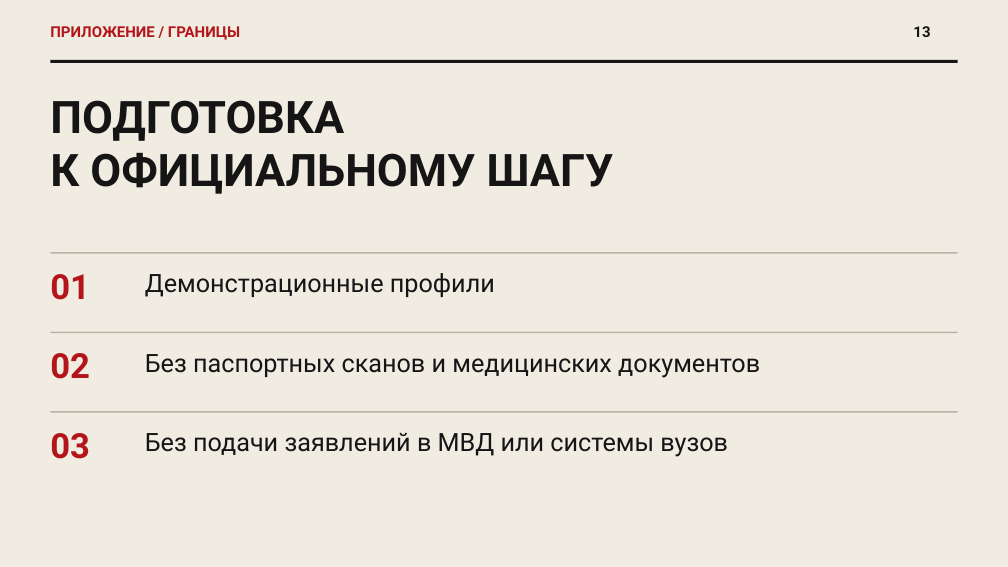
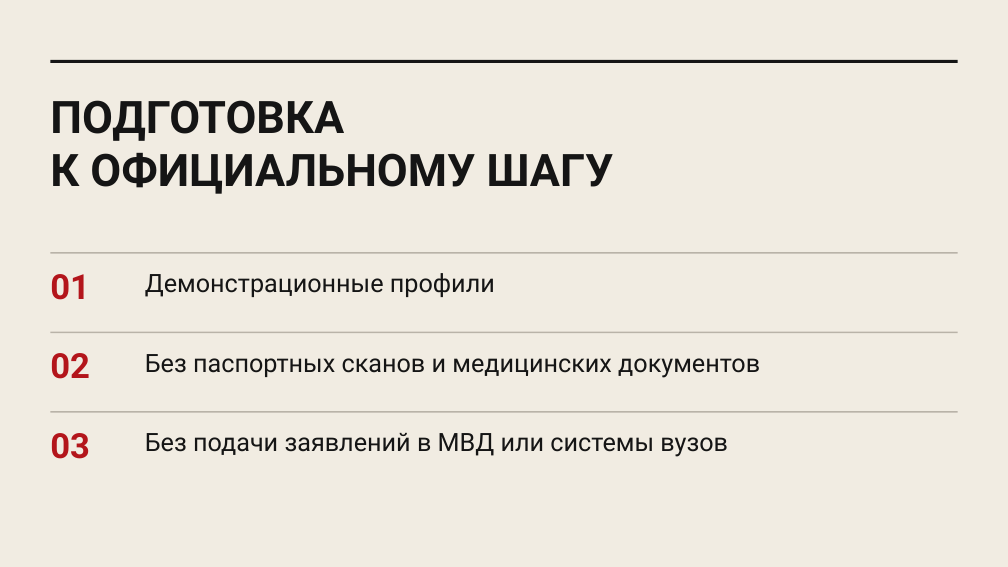
Before and after one commit to Ivana-banana/MAX, a slide deck: slide 14 of docs/presentation/draft-2026-10-24/first-90-days-product-style.pptx. Drawn at 1008x567 pixels with LibreOffice and Linux fonts; fonts in the diff are those of the drawing. Boxes give left, top, right and bottom in pixels: in the first picture for what was removed or moved away, otherwise in the second. Text is boxed around its words. In the diff, an @@ line names an element or a change of style, - is before the commit and + after.

```diff
--- a/docs/presentation/draft-2026-10-24/first-90-days-product-style.pptx
+++ b/docs/presentation/draft-2026-10-24/first-90-days-product-style.pptx
@@ text removed at box(50, 26, 240, 40) @@
-ПРИЛОЖЕНИЕ / ГРАНИЦЫ
@@ text removed at box(913, 26, 930, 37) @@
-13
```
Also in this commit, not shown: 13 other slides changed, 4 other files.
